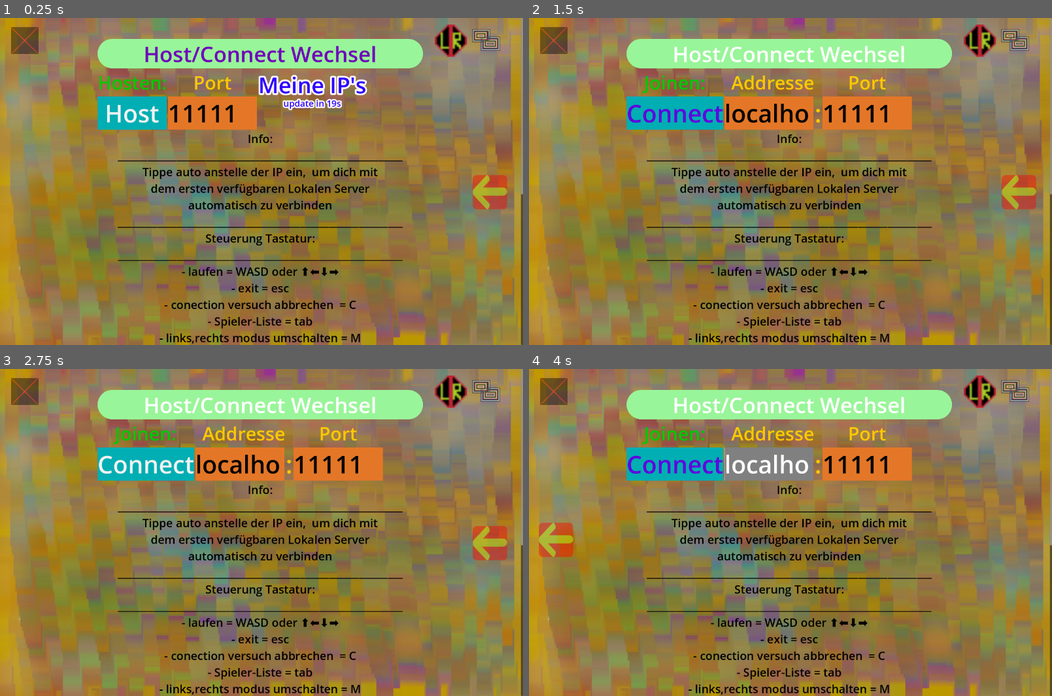
Above: before the commit, frames 1-4 (two rows, left to right).
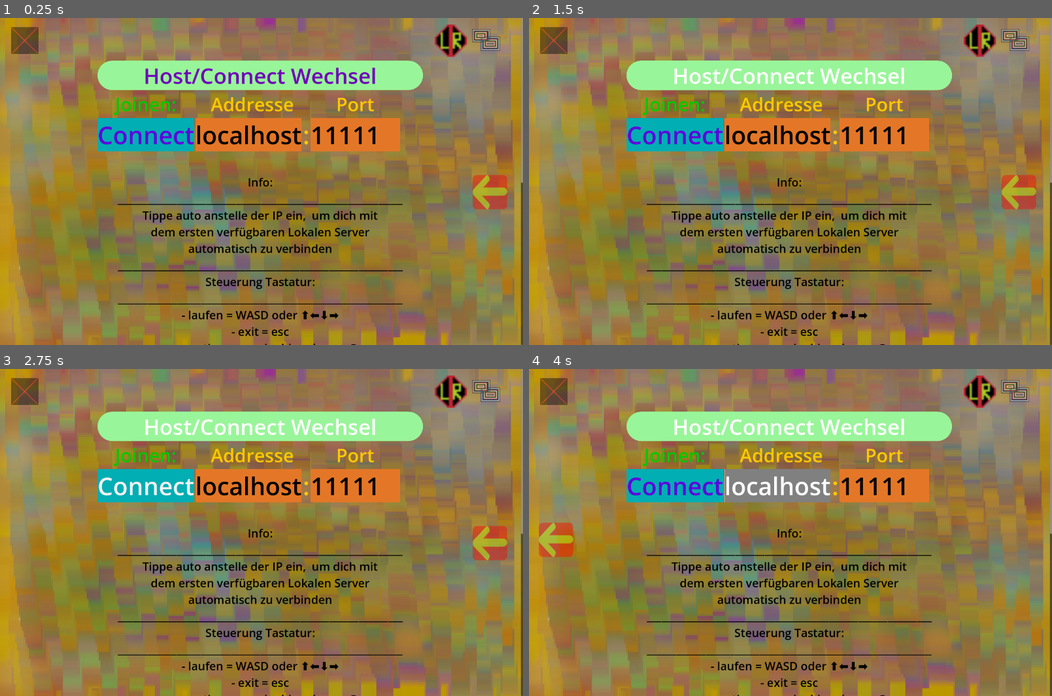
Above: after the commit, the same moments.

Repository: NIK-98/Paint_The_Ground
Game: Godot game, scene res://sceens/main.tscn
Same seed, same stepped clock (60 frames per second), same inputs: the game is played once before the commit and once after it.
Inputs (mouse positions are in pixels of both pictures, inside the frame that each line leads up to):
- Up to frame 1 (0.25 s): no input
- Up to frame 2 (1.5 s): move the mouse to (905, 165) at 0.52 s; hold D (right) 0.53-1.25 s; hold Tab (Info) 0.53-1.25 s; click (905, 165) at 0.67 s; click "Host/Connect Wechsel" at 1.25 s
- Up to frame 3 (2.75 s): click "Connect" at 2 s
- Up to frame 4 (4 s): move the mouse to (685, 548) at 2.77 s; hold S (down) 2.78-3.53 s; tap M (modus) at 2.85 s; move the mouse to (842, 460) at 3.52 s; hold D (right) from 3.53 s (still down); hold Tab (Info) from 3.53 s (still down)

The runs differ from the first frame. In frame 1, 22% of the frame differs, in the area x 18-100%, y 6-100%; in frame 2, 22%; in frame 3, 22%; in frame 4, 22%.

Commit message:
UI Address zeile verbessert und auf 22 zeichen limitiert

Diff:
--- a/sceens/ui.tscn
+++ b/sceens/ui.tscn
@@ -97,6 +97,7 @@
 
 [node name="Net" type="VBoxContainer" parent="Panel/CenterContainer"]
 layout_mode = 2
+theme_override_constants/separation = 80
 
 [node name="Connecting" type="Label" parent="Panel/CenterContainer/Net"]
 layout_mode = 2
@@ -114,6 +115,7 @@
 text = "Host/Connect Wechsel"
 
 [node name="Option1" type="HBoxContainer" parent="Panel/CenterContainer/Net/Options"]
+visible = false
 layout_mode = 2
 
 [node name="o1" type="VBoxContainer" parent="Panel/CenterContainer/Net/Options/Option1"]
@@ -184,7 +186,6 @@
 layout_mode = 2
 
 [node name="Option2" type="HBoxContainer" parent="Panel/CenterContainer/Net/Options"]
-visible = false
 layout_mode = 2
 
 [node name="o2" type="VBoxContainer" parent="Panel/CenterContainer/Net/Options/Option2"]
@@ -221,6 +222,9 @@
 theme = SubResource("Theme_ihe75")
 theme_override_font_sizes/font_size = 85
 text = "localhost"
+placeholder_text = "localhost"
+max_length = 22
+expand_to_text_length = true
 select_all_on_focus = true
 
 [node name="punkt" type="Label" parent="Panel/CenterContainer/Net/Options/Option2/o3/remote1"]
